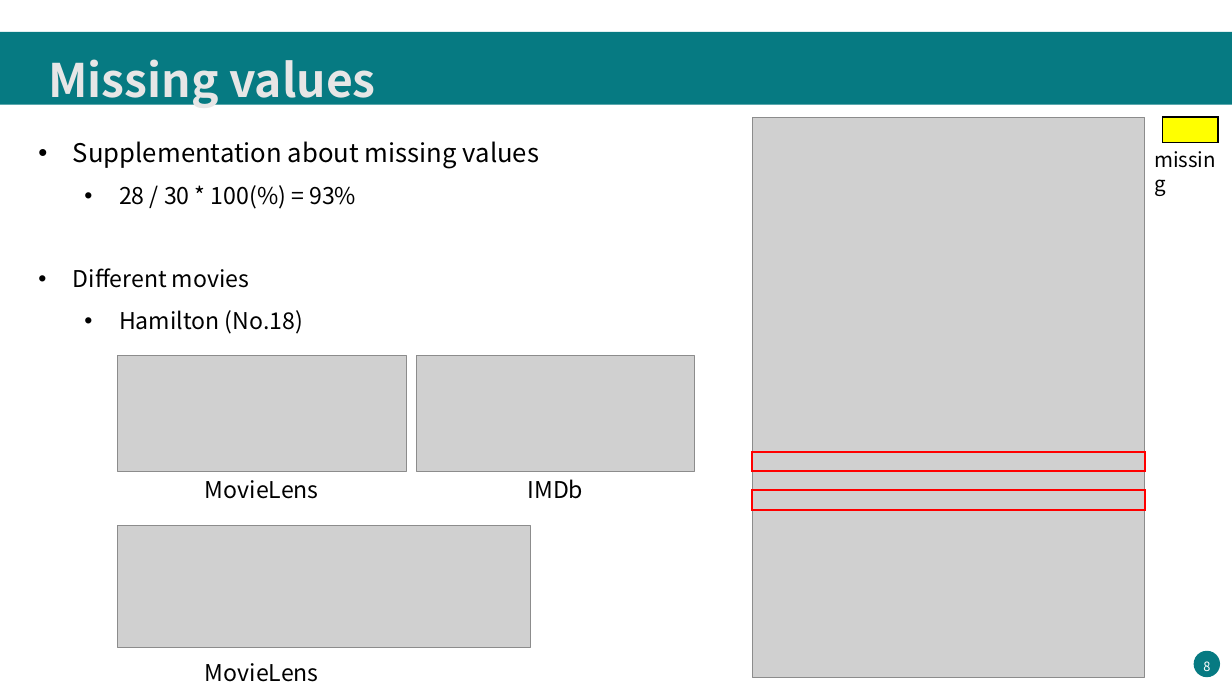
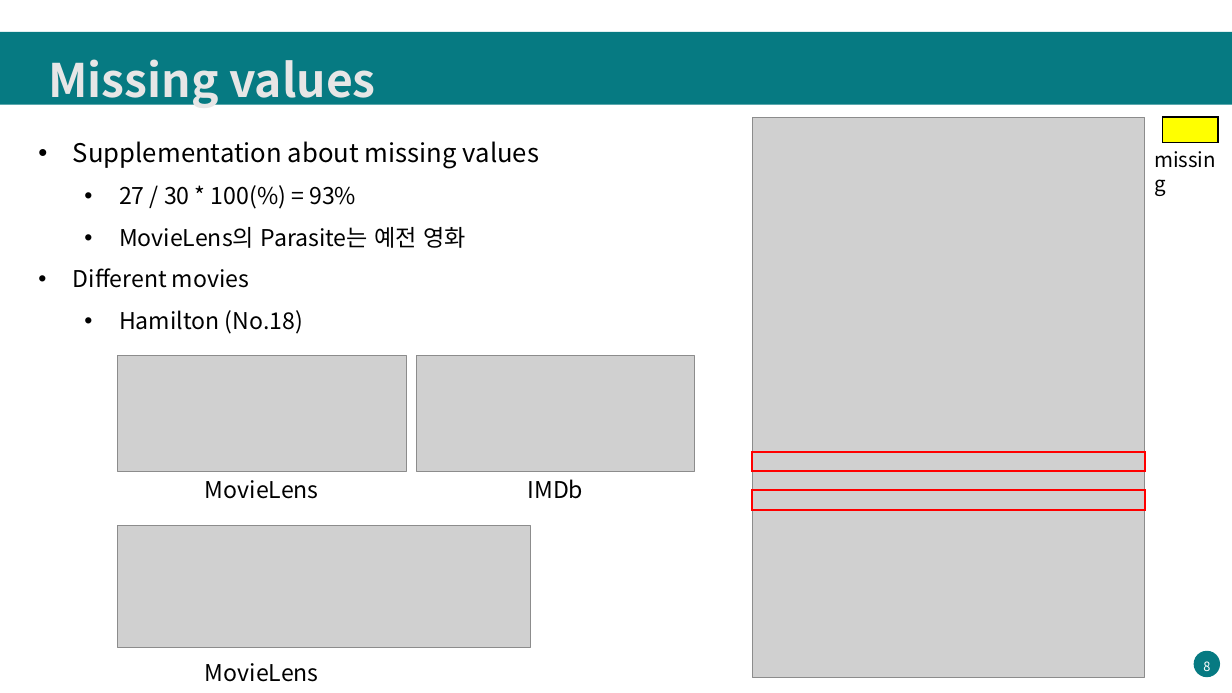
Before and after one commit to keejun-han/NLP_GNN_STUDY, a slide deck: slide 8 of Movie/(210715)MovieData(이천솔).pptx. Drawn at 1232x693 pixels with LibreOffice and Linux fonts; fonts in the diff are those of the drawing; grey boxes stand for pictures. Boxes give left, top, right and bottom in pixels: in the first picture for what was removed or moved away, otherwise in the second. Text is boxed around its words. In the diff, an @@ line names an element or a change of style, - is before the commit and + after.

Commit message:
update

```diff
--- a/Movie/(210715)MovieData(이천솔).pptx
+++ b/Movie/(210715)MovieData(이천솔).pptx
@@ text at [119, 185, 467, 248]: text changed @@
-  • 28 / 30 * 100(%) = 93%
+  • 27 / 30 * 100(%) = 93%
+  • MovieLens의 Parasite는 예전 영화
```
